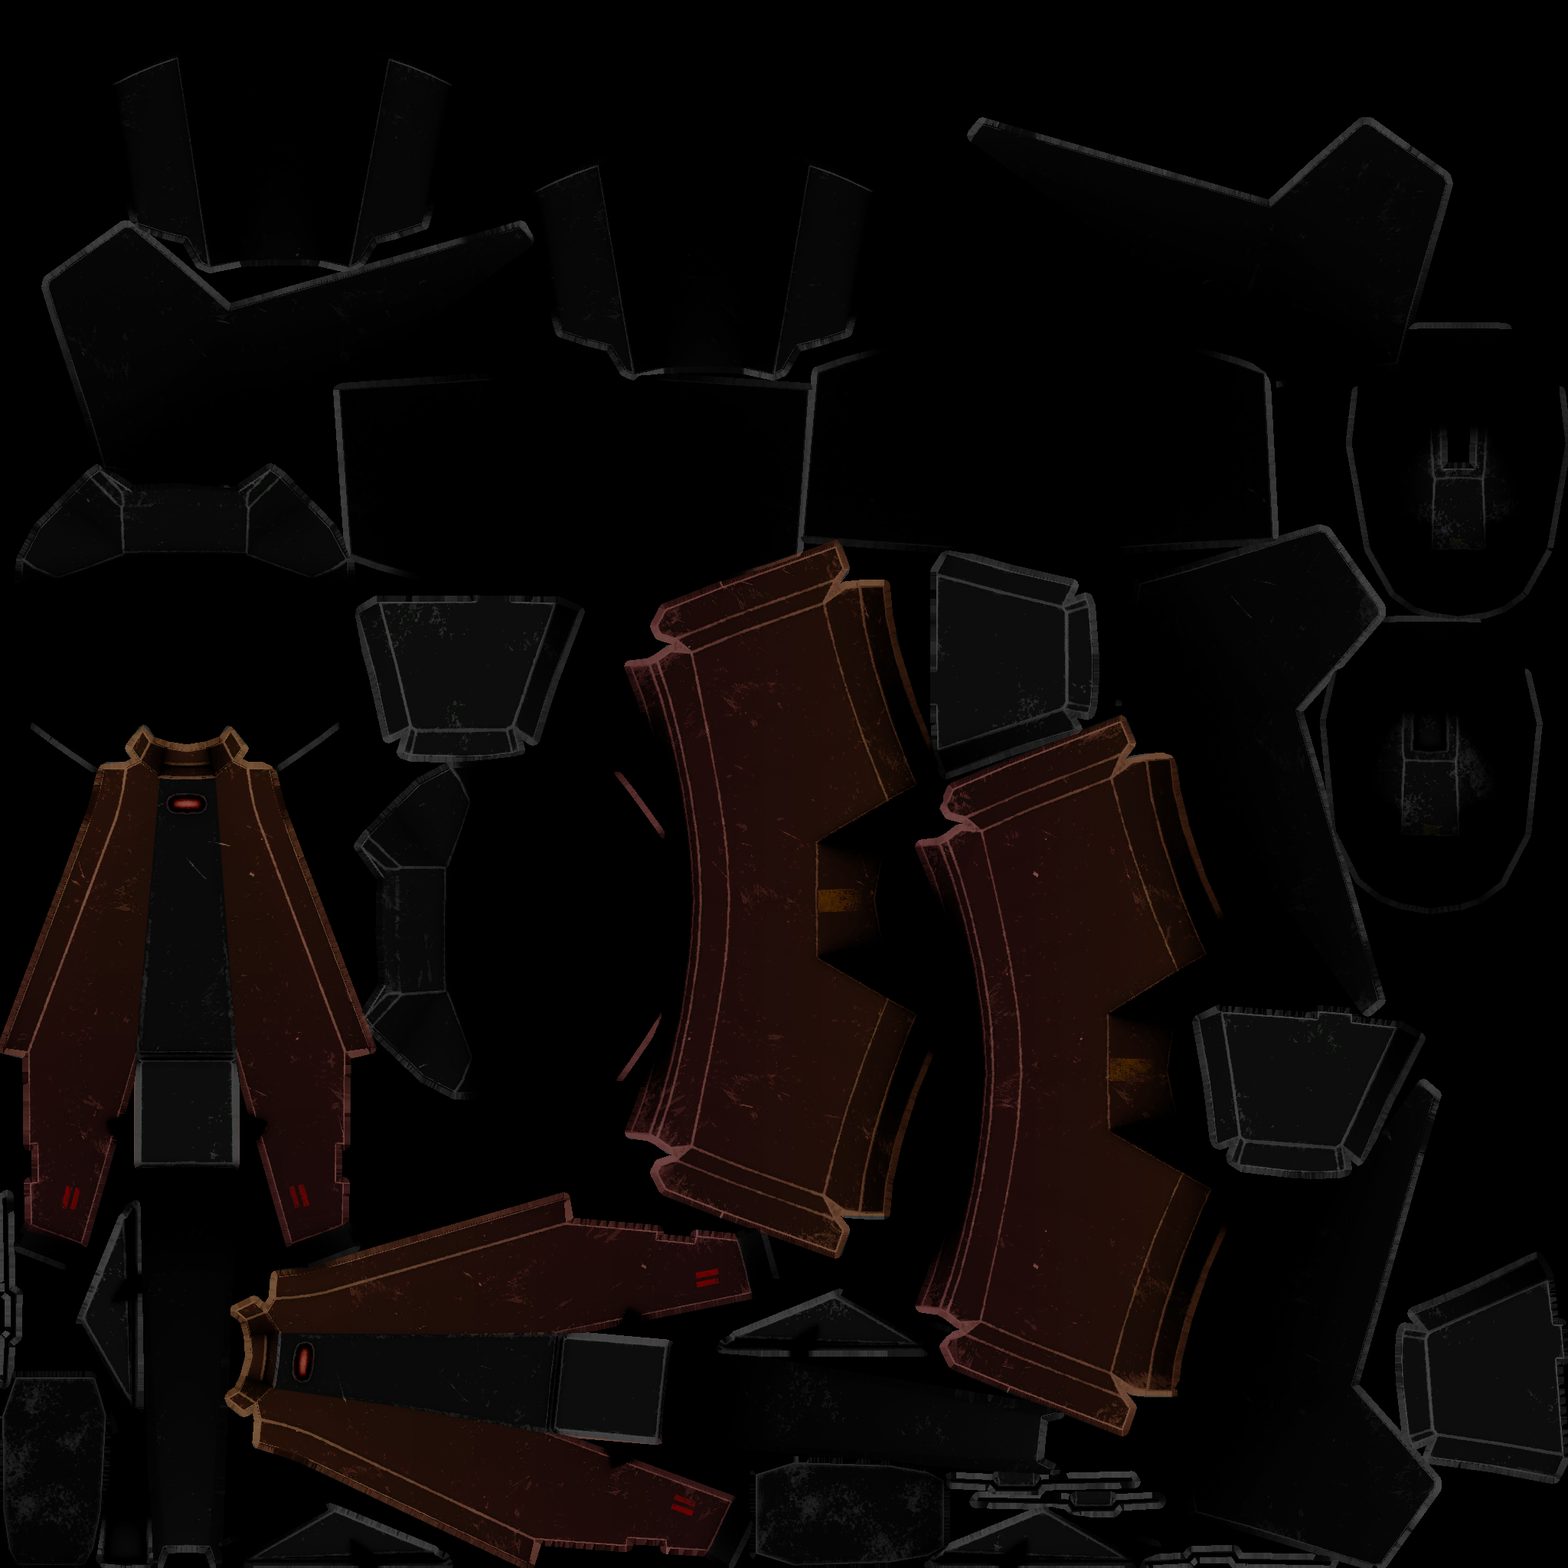
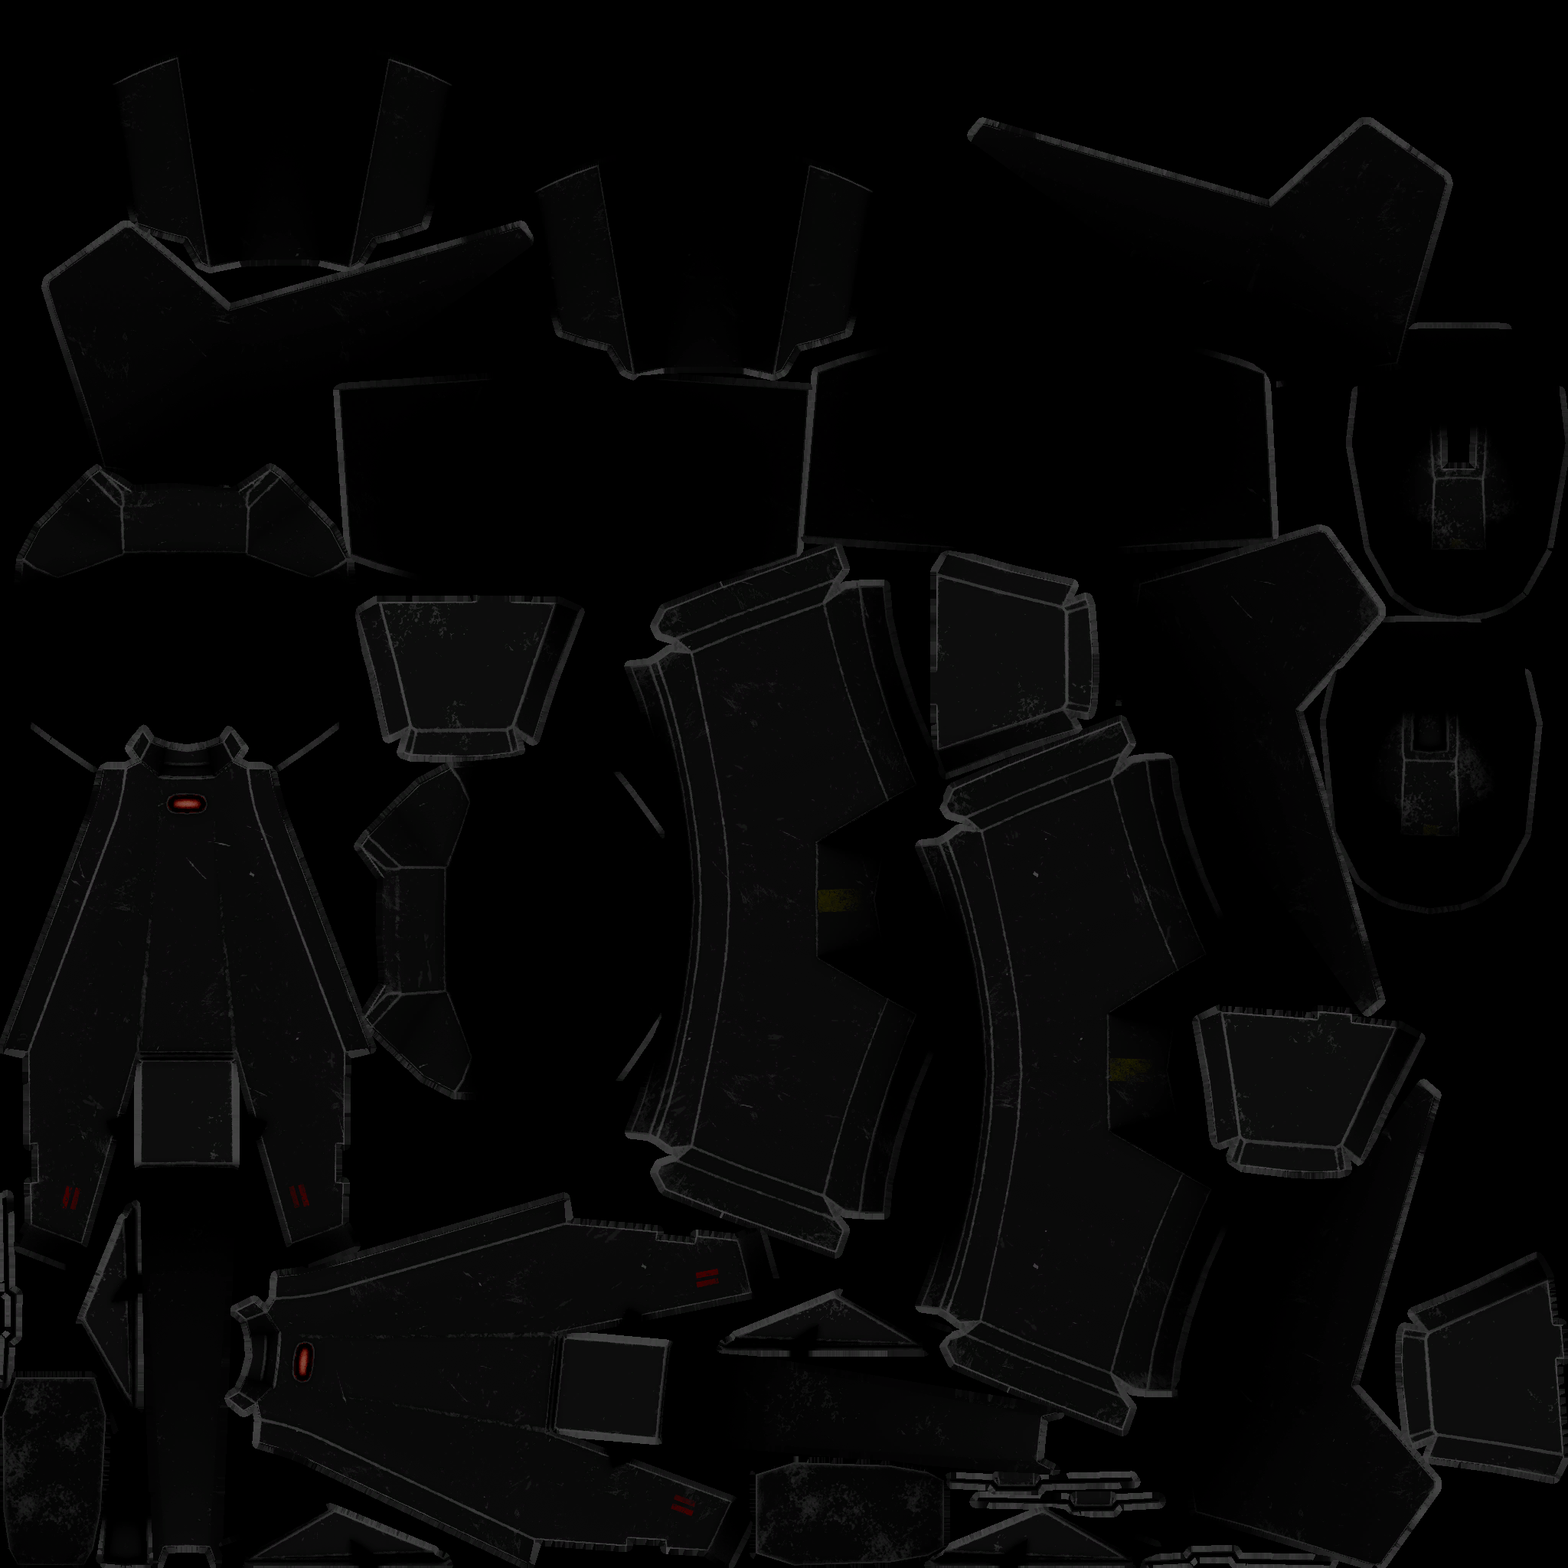
Before/after of a 1568 × 1568 layered artwork. What changed in the layer stack:
removed layer "Top (Right)" from group "Parts" over [913, 714, 1227, 1437]
removed layer "Bottom (Right)" from group "Parts" over [224, 1191, 753, 1568]
removed layer "Top (Left)" from group "Parts" over [613, 539, 934, 1262]
removed layer "Bottom (Left)" from group "Parts" over [0, 725, 377, 1249]